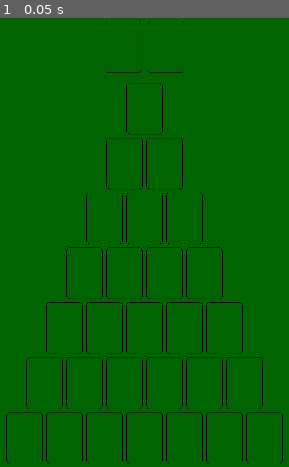
Above: before the commit, frame 1.
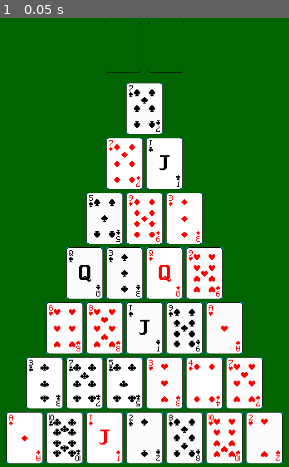
Above: after the commit, the same moment.

Repository: guilherme-antonio/Piranguim
Game: Godot game, scene res://MainScene.tscn
Two runs of this game, one before a commit and one after it. Both use one fixed random seed, a clock stepped at 60 frames per second and the inputs below.
Inputs:
- Up to frame 1 (0.05 s): no input

The runs differ from the first frame. In frame 1, 41% of the frame differs, in the area x 2-98%, y 14-100%.

Commit message:
Adding the logic to change texture for every card

Diff:
--- a/scripts/main.gd
+++ b/scripts/main.gd
@@ -19,8 +19,17 @@
 
 func _create_deck():
 	for suit in Suit:
-		for rank in 13:
-			deck.append(Card.new(rank, suit))
+		for rank in range(1, 13):
+			var real_rank = rank
+			if rank == 1:
+				real_rank = "A"
+			if rank == 11:
+				real_rank = "J"
+			if rank == 12:
+				real_rank = "Q"
+			if rank == 13:
+				real_rank = "K"
+			deck.append(Card.new(real_rank, suit))
 	deck.shuffle()
 
 func _fill_card_slots():
--- a/scripts/slot.gd
+++ b/scripts/slot.gd
@@ -4,3 +4,7 @@
 
 func set_card(new_card):
 	card = new_card
+	var path = "res://textures/cards/%s/%s%s.tres"
+	var full_path = path % [card.suit, card.suit, card.rank]
+	$Sprite2D.texture = load(full_path)
+	print(full_path)
--- a/textures/cards/clubs/Clubs2.tres
+++ b/textures/cards/clubs/Clubs2.tres
@@ -1,7 +1,7 @@
 [gd_resource type="AtlasTexture" load_steps=2 format=3 uid="uid://bvaml4lsqq5kb"]
 
-[ext_resource type="Texture2D" uid="uid://do048fch6x486" path="res://textures/cards/others/placeholder.tres" id="1_gtlix"]
+[ext_resource type="Texture2D" uid="uid://c8k5g7lj6gjah" path="res://sprites/Clubs - Top Down 88x124.png" id="1_nd1kp"]
 
 [resource]
-atlas = ExtResource("1_gtlix")
+atlas = ExtResource("1_nd1kp")
 region = Rect2(88, 0, 88, 124)
Renamed: textures/cards/diamonds/Spades10.tres -> textures/cards/diamonds/Diamonds10.tres
Renamed: textures/cards/diamonds/Spades2.tres -> textures/cards/diamonds/Diamonds2.tres
Renamed: textures/cards/diamonds/Spades3.tres -> textures/cards/diamonds/Diamonds3.tres
Renamed: textures/cards/diamonds/Spades4.tres -> textures/cards/diamonds/Diamonds4.tres
Renamed: textures/cards/diamonds/Spades5.tres -> textures/cards/diamonds/Diamonds5.tres
Renamed: textures/cards/diamonds/Spades6.tres -> textures/cards/diamonds/Diamonds6.tres
Renamed: textures/cards/diamonds/Spades7.tres -> textures/cards/diamonds/Diamonds7.tres
Renamed: textures/cards/diamonds/Spades8.tres -> textures/cards/diamonds/Diamonds8.tres
Renamed: textures/cards/diamonds/Spades9.tres -> textures/cards/diamonds/Diamonds9.tres
Renamed: textures/cards/diamonds/SpadesA.tres -> textures/cards/diamonds/DiamondsA.tres
Renamed: textures/cards/diamonds/SpadesJ.tres -> textures/cards/diamonds/DiamondsJ.tres
Renamed: textures/cards/diamonds/SpadesK.tres -> textures/cards/diamonds/DiamondsK.tres
(and 14 more such lines)
